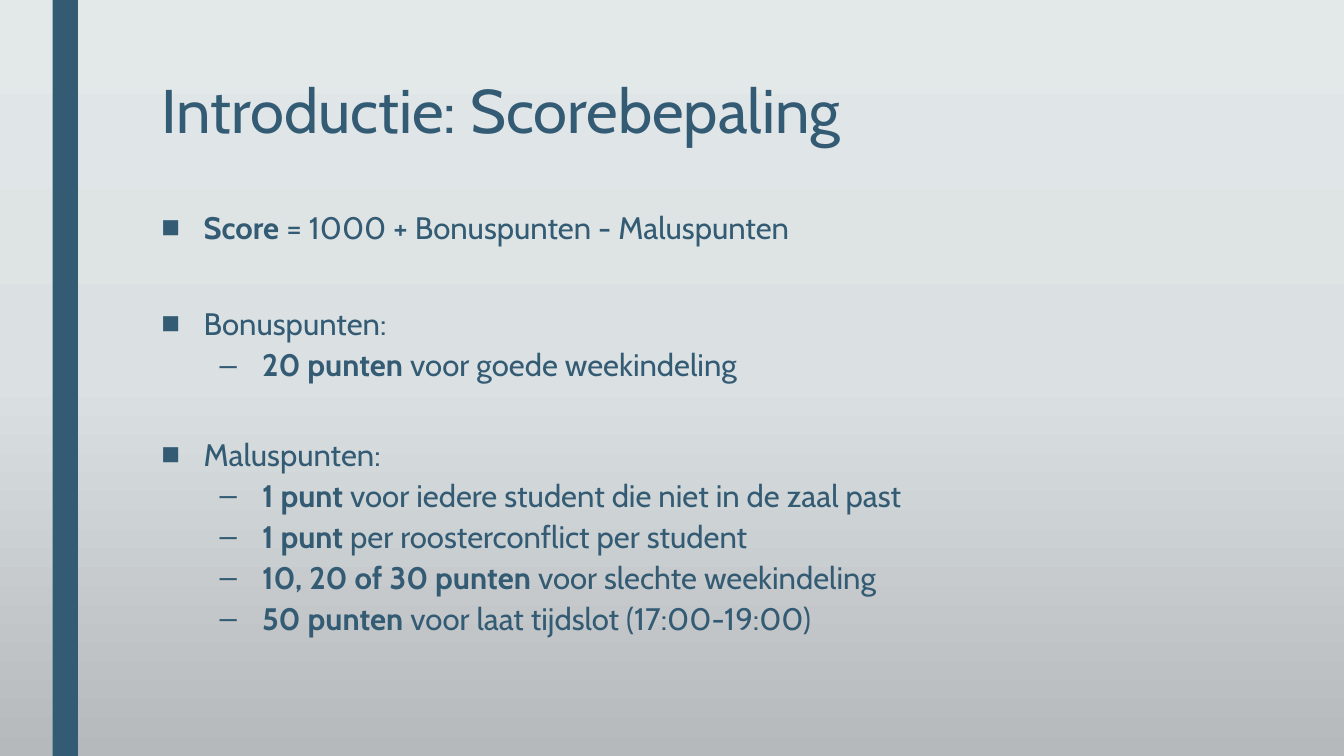
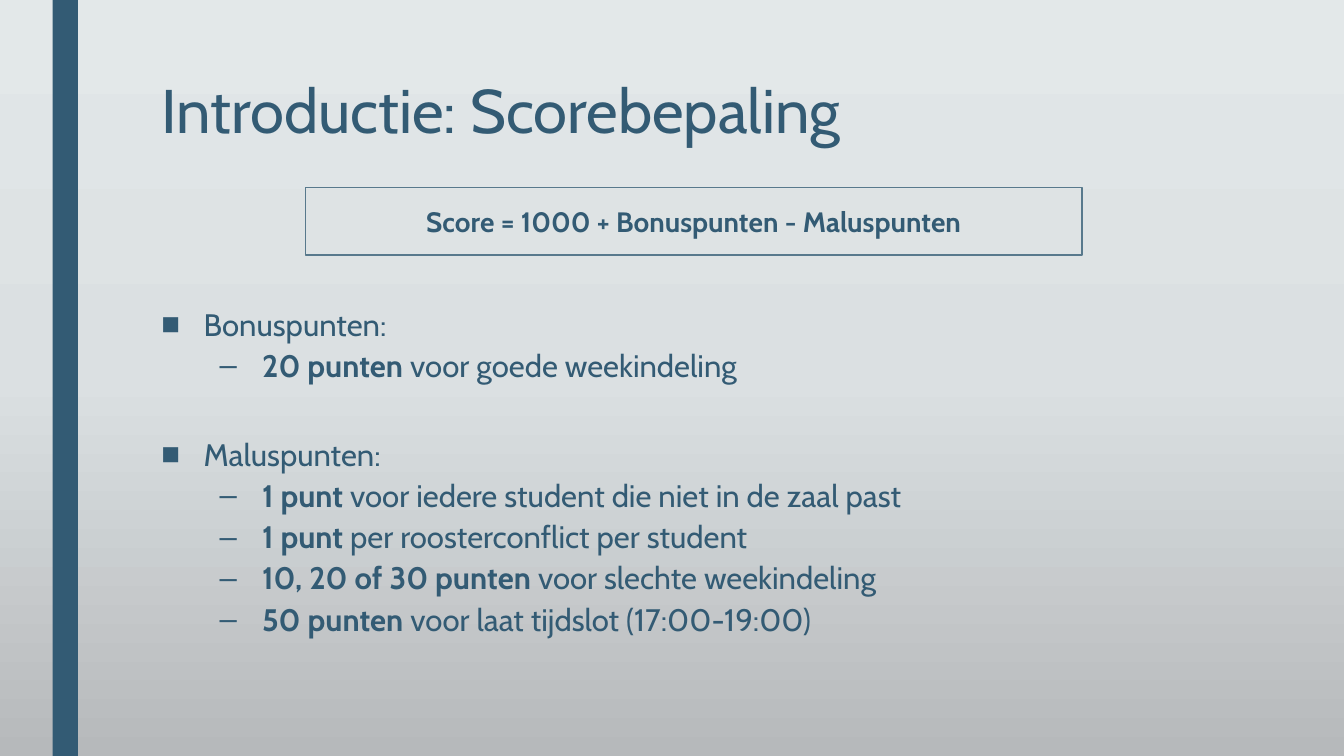
Before and after one commit to DeRoostermakers/Heuristieken, a slide deck: slide 4 of Presentaties/storyboard eindpresentatie.pptx. Drawn at 1344x756 pixels with LibreOffice and Linux fonts; fonts in the diff are those of the drawing; background and template pictures are left out. Boxes give left, top, right and bottom in pixels: in the first picture for what was removed or moved away, otherwise in the second. Text is boxed around its words. In the diff, an @@ line names an element or a change of style, - is before the commit and + after.

```diff
--- a/Presentaties/storyboard eindpresentatie.pptx
+++ b/Presentaties/storyboard eindpresentatie.pptx
@@ rectangle added at (306, 188, 1082, 255), outline #58798C 1.25 pt, 20 pt, text #335B74, bold @@
+Score = 1000 + Bonuspunten - Maluspunten
@@ text at (204, 215, 789, 246): paragraph removed @@
-■ Score = 1000 + Bonuspunten - Maluspunten
@@ text "Bonuspunten:": place and size @@
-text "Bonuspunten:" at (204, 215, 902, 638)
+text "Bonuspunten:" at (204, 314, 902, 638)
```
Also in this commit, not shown: 3 other slides changed, 10 slides added, 3 slides removed, 6 other files.
